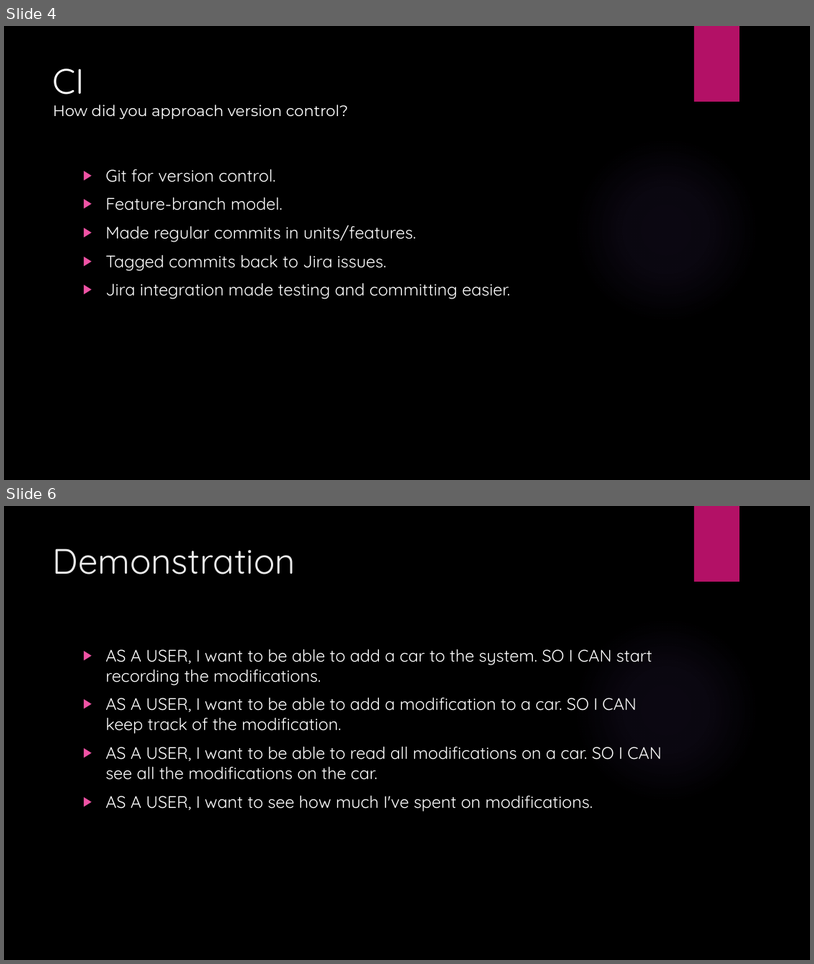
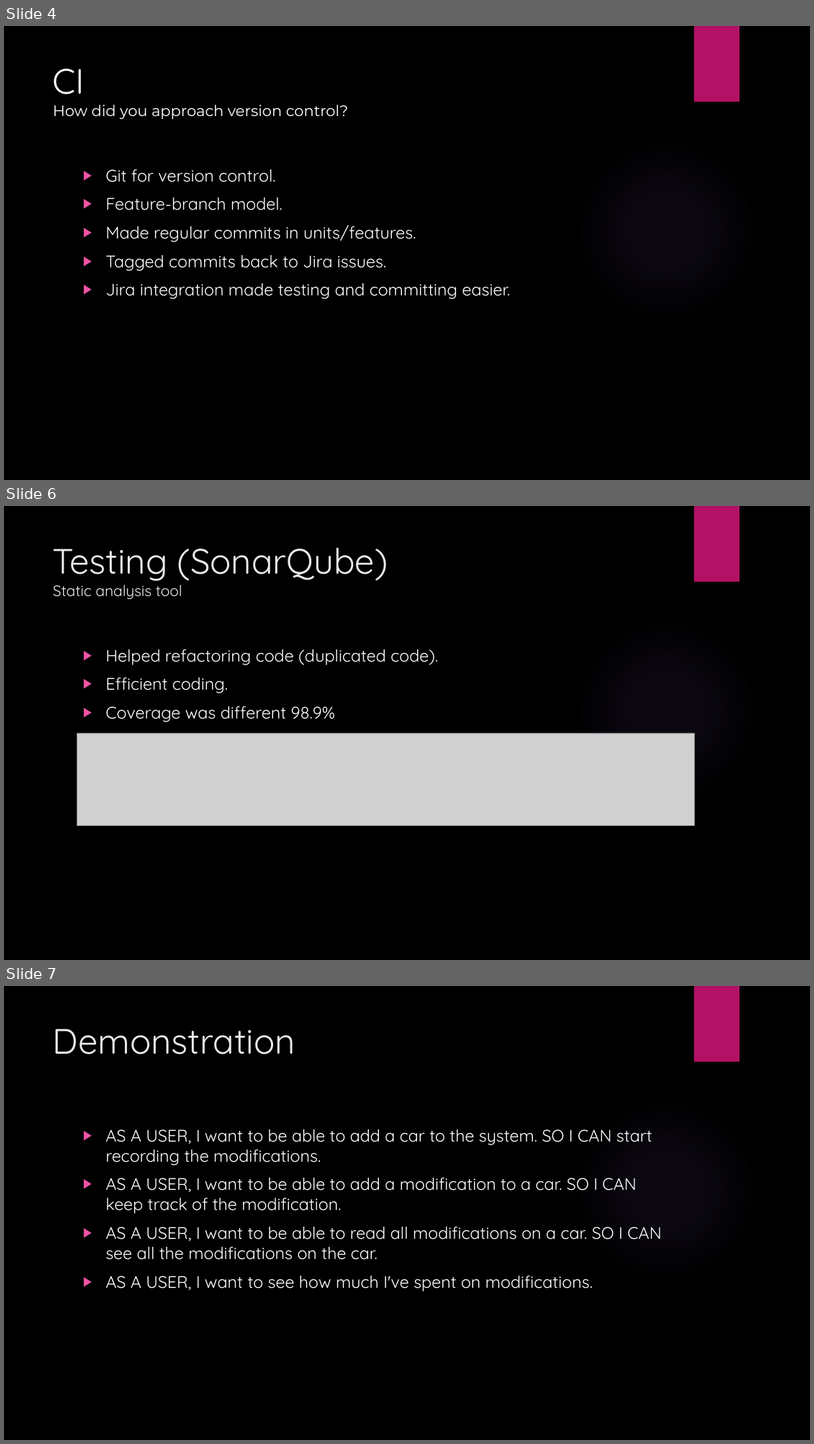
Before and after one commit to ashkl/HWA-CarModTracker, a slide deck: Documentation/HWA Project.pptx. Shown one above the other, each under a label of ours: slides 4 and 6 before the commit, slides 4, 6 and 7 after it; the slides between them are not shown. The pictures are 814x964 and 814x1444 pixels, drawn with LibreOffice and Linux fonts; fonts in the diff are those of the drawing; grey boxes stand for pictures; background and template pictures are left out. Boxes give left, top, right and bottom in pixels: in the first picture for what was removed or moved away, otherwise in the second. Text is boxed around its words. In the diff, an @@ line names an element or a change of style, - is before the commit and + after.

```diff
--- a/Documentation/HWA Project.pptx
+++ b/Documentation/HWA Project.pptx
@@ slide 6 added at (4,506,810,960), background picture (left out); not listed: 2 template elements that a slide beside it also shows @@
@@ title added at (53,548,388,600), 42 pt, text #EBEBEB @@
+Testing (SonarQube)
+Static analysis tool
@@ text added at (106,649,438,722), 20 pt, text #FFFFFF @@
+▶ Helped refactoring code (duplicated code).
+▶ Efficient coding.
+▶ Coverage was different 98.9%
@@ picture added at (77,733,695,826) @@
@@ what was slide 6 is now slide 7 @@
```
Also in this commit, not shown: 4 slides changed, 15 other files.
